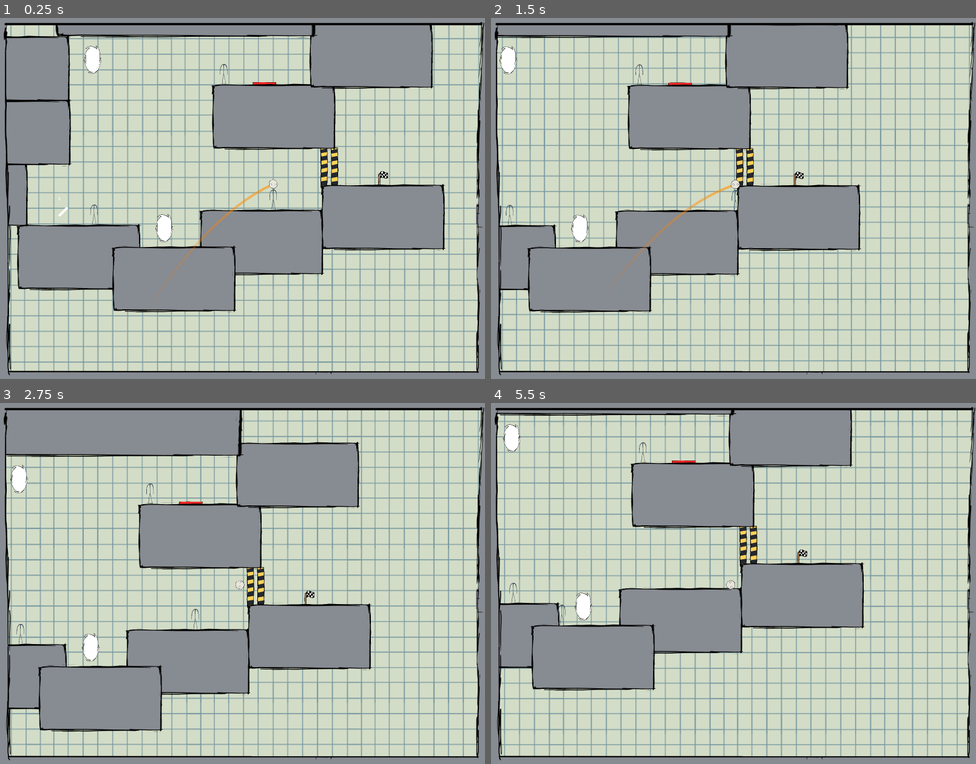
Above: before the commit, frames 1-4 (two rows, left to right).
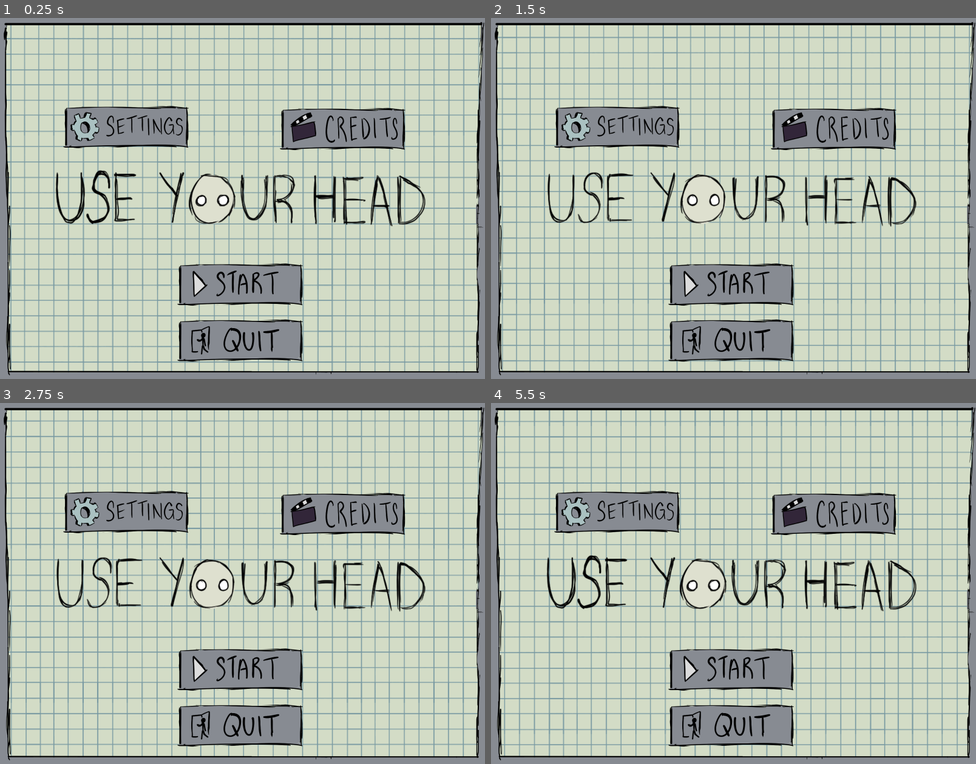
Above: after the commit, the same moments.

Repository: Indigo-Hawk/UBGJ-Project
Game: Godot game, scene res://Components/UI/main_menu.tscn
Two runs of this game, one before a commit and one after it. Both use one fixed random seed, a clock stepped at 60 frames per second and the inputs below. Before the commit the project starts from res://Levels/test.tscn.
Inputs (mouse positions are in pixels of both pictures, inside the frame that each line leads up to):
- Up to frame 1 (0.25 s): no input
- Up to frame 2 (1.5 s): move the mouse to (840, 180) at 0.52 s; hold D (RIGHT) from 0.53 s (still down); tap Space (ACTION) at 0.6 s; move the mouse to (636, 216) at 1.27 s; tap E (INTERACT) at 1.35 s
- Up to frame 3 (2.75 s): move the mouse to (291, 504) at 2.02 s; release D (RIGHT) at 2.03 s; hold A (LEFT) from 2.03 s (still down); tap Space (ACTION) at 2.1 s
- Up to frame 4 (5.5 s): move the mouse to (709, 655) at 2.77 s; release A (LEFT) at 2.78 s; hold D (RIGHT) 2.78-4.28 s; tap E (INTERACT) at 2.85, 4.35 s; move the mouse to (879, 637) at 3.52 s; tap Space (ACTION) at 3.6, 5.1 s; move the mouse to (588, 529) at 4.27 s; hold A (LEFT) 4.28-5.03 s; move the mouse to (757, 583) at 5.02 s; hold D (RIGHT) from 5.03 s (still down)

The runs differ from the first frame. In frame 1, 41% of the frame differs, in the area x 1-92%, y 2-96%; in frame 2, 35%; in frame 3, 37%; in frame 4, 35%.

Commit message:
updated project.godot

Diff:
--- a/project.godot
+++ b/project.godot
@@ -10,10 +10,10 @@
 
 [application]
 
-config/name="UBGJ Game"
-run/main_scene="uid://tow7jq6i4nf0"
-config/features=PackedStringArray("4.4", "GL Compatibility")
-config/icon="res://icon.svg"
+config/name="Use Your Head"
+run/main_scene="uid://bhyiet2epxdbu"
+config/features=PackedStringArray("4.5", "GL Compatibility")
+config/icon="uid://crwxreqablf0h"
 
 [autoload]
 
